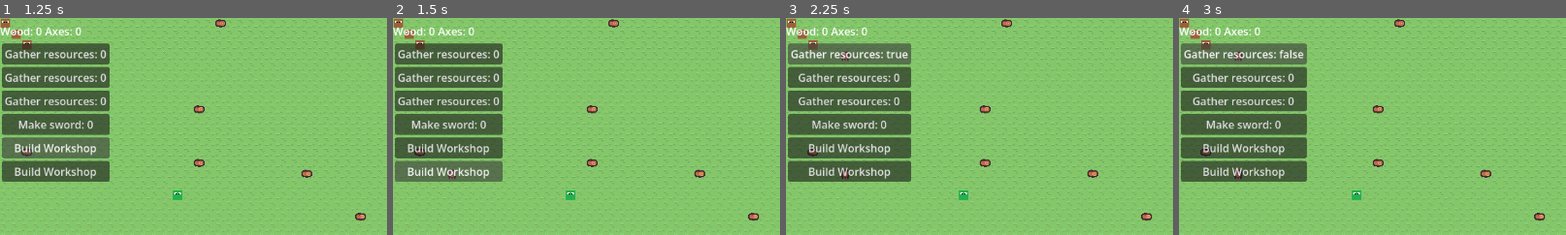
Above: before the commit, frames 1-4 (left to right).
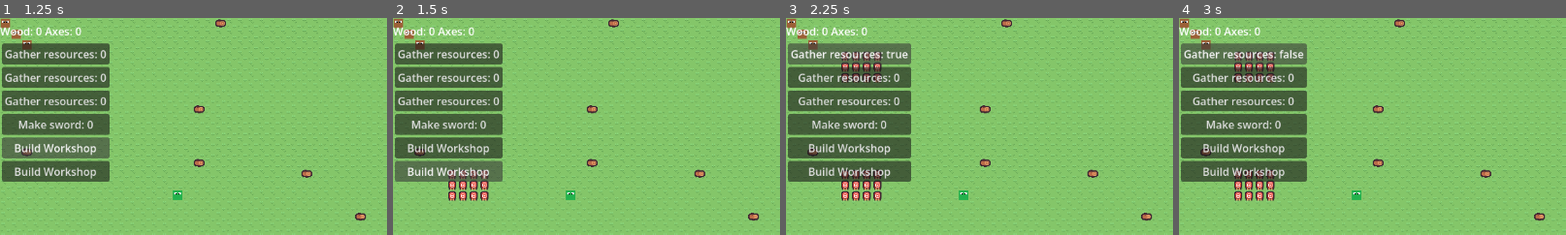
Above: after the commit, the same moments.

Repository: amandodaw/zd-prototype
Game: Godot game, scene res://scenes/world.tscn
Two runs of this game, one before a commit and one after it. Both use one fixed random seed, a clock stepped at 60 frames per second and the inputs below.
Inputs:
- Up to frame 1 (1.25 s): click "Build Workshop" at 0.5 s
- Up to frame 2 (1.5 s): click "Build Workshop" at 1.25 s
- Up to frame 3 (2.25 s): click "Gather resources: 0" at 2 s
- Up to frame 4 (3 s): click "Gather resources: true" at 2.75 s
The pictures show only the part of the screen within x 0-50%, y 0-50%; the shares and areas given below are measured in that part.

Frame 1 is identical in both runs. In frame 2, 0.9% of the frame differs, in the area x 14-25%, y 69-85%; in frame 3, 1.7%, in the area x 14-25%, y 15-85%; in frame 4, 1.7%.

Commit message:
Unificado metodo place_building con los nuevos .tres

Diff:
--- a/scripts/components/city_component.gd
+++ b/scripts/components/city_component.gd
@@ -18,7 +18,7 @@
 	Tasks.IDLE : false
 }
 
-var build_orders : Dictionary[Vector2i, String] = {}
+var build_orders : Dictionary[Vector2i, BuildOrderComponent] = {}
 var reserved_tiles : Dictionary[Vector2i, bool] = {}
 var make_orders : Array[String] = []
 var entities : Dictionary = {}
--- a/scripts/data/wall_data.tres
+++ b/scripts/data/wall_data.tres
@@ -7,4 +7,5 @@
 cost = 3
 needed = 5.0
 origin = Vector2i(9, 3)
+form = Array[Vector2i]([Vector2i(0, 0)])
 metadata/_custom_type_script = "uid://coyac3eshrw4j"
--- a/scripts/human.gd
+++ b/scripts/human.gd
@@ -5,32 +5,6 @@
 #var build_order : Vector2i = INVALID
 #var build_type : String = ""
 #var make_order : int = -1
-
-var workplace_cost : int = 9
-var workplace_build_progress : float = 0.0
-var workplace_build_needed : float = 10.0
-
-var workplace_origin : Vector2i = Vector2i(0,4)
-var workplace_form : Array[Vector2i] = [
-	Vector2i(0,0), Vector2i(1,0), Vector2i(2,0), Vector2i(3,0),
-	Vector2i(0,1), Vector2i(1,1), Vector2i(2,1), Vector2i(3,1),
-	Vector2i(0,2), Vector2i(1,2), Vector2i(2,2), Vector2i(3,2)
-]
-
-var make_axe_cost : int = 5
-var make_axe_progress : float = 0.0
-var make_axe_needed : float = 10.0
-
-var wall_cost : int = 5
-var wall_progress : float = 0.0
-var wall_needed : float = 10.0
-
-var wall_origin : Vector2i = Vector2i(9, 3)
-#var wall_form : Array[Vector2i] = [
-	#Vector2i(0,0), Vector2i(1,0), Vector2i(2,0), Vector2i(3,0),
-	#Vector2i(0,1), Vector2i(1,1), Vector2i(2,1), Vector2i(3,1),
-	#Vector2i(0,2), Vector2i(1,2), Vector2i(2,2), Vector2i(3,2)
-#]
 
 var current_job : CityComponent.Tasks = CityComponent.Tasks.IDLE
 var check_job_count : float = 0.0
@@ -43,7 +17,8 @@
 		city_comp.Tasks.BUILD:
 			build(delta)
 		city_comp.Tasks.MAKE:
-			make(delta)
+			#make(delta)
+			pass
 		city_comp.Tasks.GATHER_RESOURCES:
 			gather(delta)
 
@@ -122,13 +97,10 @@
 # ------------------------------------------------
 
 func build(delta: float) -> void:
+	var build_order : BuildOrderComponent = city_comp.build_orders.get(get_component(TargetComponent).target_pos)
 
 	if !city_comp.tasks[city_comp.Tasks.BUILD]:
-		match city_comp.build_orders.get(get_component(TargetComponent).target_pos):
-			"workplace_order":
-				city_comp.wood_amount += workplace_cost
-			"wall_order":
-				city_comp.wood_amount += wall_cost
+		city_comp.wood_amount += build_order.cost
 		reset_job()
 		return
 
@@ -136,78 +108,72 @@
 
 		build_bar.visible = true
 
-		match city_comp.build_orders.get(get_component(TargetComponent).target_pos):
-			"workplace_order":
-
-				build_bar.value = workplace_build_progress * 10
-
-				if workplace_build_progress >= workplace_build_needed:
-					workplace_build_progress = 0
-					place_workplace()
-					city_comp.build_orders.erase(get_component(TargetComponent).target_pos)
-					finish_build()
-					return
-				workplace_build_progress += delta
-				return
-
-			"wall_order":
-
-				build_bar.value = wall_progress * 10
-
-				if wall_progress >= wall_needed:
-					wall_progress = 0
-					place_wall()
-					city_comp.build_orders.erase(get_component(TargetComponent).target_pos)
-					finish_build()
-					return
-
-				wall_progress += delta
-				return
+		build_bar.value = build_order.progress * 10
+
+		if build_order.progress >= build_order.needed:
+			build_order.progress = 0
+			place_building(build_order)
+			city_comp.build_orders.erase(get_component(TargetComponent).target_pos)
+			finish_build()
+			return
+		build_order.progress += delta
+		return
 
 	follow_path(delta)
 
-func take_build_action() -> bool:
-	for build_order in city_comp.build_orders.keys():
-		if build_order not in city_comp.reserved_tiles:
-			if city_comp.wood_amount < wall_cost:
-				print("not enough wood")
-				return false
-			city_comp.wood_amount -= wall_cost
-			get_component(TargetComponent).target_pos = build_order
-			get_component(TargetComponent).adyacent_target_pos = choose_adjacent(build_order)
-			reserve_target()
-			set_astar_path()
-			return true
-
-	print("no build order to take")
-	return false
-
-func place_workplace() -> void:
-	for offset in workplace_form:
+func place_building(build_order : BuildOrderComponent) -> void:
+	for offset in build_order.form:
 		var target_cell = get_component(TargetComponent).target_pos + offset
-		var atlas_coords = workplace_origin + offset
+		var atlas_coords = build_order.origin + offset
 
 		elements_map.set_cell(target_cell, 0, atlas_coords)
 		if offset == Vector2i(2, 2):
 			#poner donde van los humanos a crear cosas. donde "ven el workshop"
 			city_comp.entities.set(target_cell, "workplace")
-			continue
-		city_comp.astar.set_point_solid(target_cell, true)
-
-func place_wall() -> void:
-
-	var target_cell = get_component(TargetComponent).target_pos
-	var atlas_coords = wall_origin
-
-	city_comp.entities.set(target_cell, "wall")
-	elements_map.set_cell(target_cell, 0, atlas_coords)
-	city_comp.astar.set_point_solid(target_cell, true)
-	var wall = Wall.new()
-	city_comp.living_entities.set(target_cell, wall)
-	wall.entity_type = "wall"
-	wall.grid_pos = target_cell
-	wall.city_comp = city_comp
-	wall.elements_map = elements_map
+			city_comp.astar.set_point_solid(target_cell, false)
+
+#func take_build_action() -> bool:
+	#for build_order in city_comp.build_orders.keys():
+		#if build_order not in city_comp.reserved_tiles:
+			#if city_comp.wood_amount < wall_cost:
+				#print("not enough wood")
+				#return false
+			#city_comp.wood_amount -= wall_cost
+			#get_component(TargetComponent).target_pos = build_order
+			#get_component(TargetComponent).adyacent_target_pos = choose_adjacent(build_order)
+			#reserve_target()
+			#set_astar_path()
+			#return true
+			#
+	#print("no build order to take")
+	#return false
+#
+#func place_workplace() -> void:
+	#for offset in workplace_form:
+		#var target_cell = get_component(TargetComponent).target_pos + offset
+		#var atlas_coords = workplace_origin + offset
+#
+		#elements_map.set_cell(target_cell, 0, atlas_coords)
+		#if offset == Vector2i(2, 2):
+			##poner donde van los humanos a crear cosas. donde "ven el workshop"
+			#city_comp.entities.set(target_cell, "workplace")
+			#continue
+		#city_comp.astar.set_point_solid(target_cell, true)
+#
+#func place_wall() -> void:
+#
+	#var target_cell = get_component(TargetComponent).target_pos
+	#var atlas_coords = wall_origin
+#
+	#city_comp.entities.set(target_cell, "wall")
+	#elements_map.set_cell(target_cell, 0, atlas_coords)
+	#city_comp.astar.set_point_solid(target_cell, true)
+	#var wall = Wall.new()
+	#city_comp.living_entities.set(target_cell, wall)
+	#wall.entity_type = "wall"
+	#wall.grid_pos = target_cell
+	#wall.city_comp = city_comp
+	#wall.elements_map = elements_map
 
 
 func finish_build():
@@ -220,47 +186,47 @@
 # MAKE
 # ------------------------------------------------
 
-func make(delta: float) -> void:
-
-	if !city_comp.tasks[city_comp.Tasks.MAKE]:
-		city_comp.wood_amount += make_axe_cost
-		reset_job()
-		return
-
-	if get_component(PositionComponent).grid_pos == get_component(TargetComponent).target_pos:
-
-		build_bar.visible = true
-
-		build_bar.value = make_axe_progress * 10
-
-		if make_axe_progress >= make_axe_needed:
-			make_axe_progress = 0
-			city_comp.axe_amount += 1
-			finish_build()
-			return
-		make_axe_progress += delta
-		return
-
-	follow_path(delta)
-
-func take_make_action() -> bool:
-	if !city_comp.make_orders.is_empty():
-		for make_order in city_comp.make_orders:
-			if city_comp.wood_amount < make_axe_cost:
-				print("not enough wood")
-				return false
-			get_component(TargetComponent).target_pos = find_nearest("workplace")
-			if get_component(TargetComponent).target_pos == GridUtils.INVALID:
-				print("no workplace available")
-				return false
-			city_comp.make_orders.erase(make_order)
-			city_comp.wood_amount -= make_axe_cost
-
-			reserve_target()
-			set_astar_path()
-			return true
-	print("no make order to take")
-	return false
+#func make(delta: float) -> void:
+	#
+	#if !city_comp.tasks[city_comp.Tasks.MAKE]:
+		#city_comp.wood_amount += make_axe_cost
+		#reset_job()
+		#return
+	#
+	#if get_component(PositionComponent).grid_pos == get_component(TargetComponent).target_pos:
+		#
+		#build_bar.visible = true
+#
+		#build_bar.value = make_axe_progress * 10
+#
+		#if make_axe_progress >= make_axe_needed:
+			#make_axe_progress = 0
+			#city_comp.axe_amount += 1
+			#finish_build()
+			#return
+		#make_axe_progress += delta
+		#return
+#
+	#follow_path(delta)
+#
+#func take_make_action() -> bool:
+	#if !city_comp.make_orders.is_empty():
+		#for make_order in city_comp.make_orders:
+			#if city_comp.wood_amount < make_axe_cost:
+				#print("not enough wood")
+				#return false
+			#get_component(TargetComponent).target_pos = find_nearest("workplace")
+			#if get_component(TargetComponent).target_pos == GridUtils.INVALID:
+				#print("no workplace available")
+				#return false
+			#city_comp.make_orders.erase(make_order)
+			#city_comp.wood_amount -= make_axe_cost
+#
+			#reserve_target()
+			#set_astar_path()
+			#return true
+	#print("no make order to take")
+	#return false
 
 #---------------------
 	#UTILES
--- a/scripts/ui.gd
+++ b/scripts/ui.gd
@@ -17,7 +17,8 @@
 var build_workplace : bool = false
 var build_wall : bool = false
 
-var build_order : Vector2i = Vector2i(11, 7)
+var build_orders : Array[BuildOrderComponent] = []
+var placed_building := Vector2i(11, 7)
 
 
 
@@ -79,8 +80,25 @@
 
 func place_build_order(base_cell : Vector2i, order_type : String) -> void:
 	if elements_map.get_cell_source_id(base_cell)==-1:
-		elements_map.set_cell(base_cell, 0, build_order)
-		city_comp.build_orders.set(base_cell, order_type)
-		city_comp.astar.set_point_solid(base_cell, true)
+		var data : BuildingData
+		match order_type:
+			"workplace_order":
+				data = load("res://scripts/data/workplace_data.tres") as BuildingData
+			"wall_order":
+				data = load("res://scripts/data/wall_data.tres") as BuildingData
+		var build_order : BuildOrderComponent = create_task_from_data(data)
+		for offset in build_order.form:
+			var target_cell = offset + base_cell
+			elements_map.set_cell(target_cell, 0, placed_building)
+			city_comp.astar.set_point_solid(target_cell, true)
+		city_comp.build_orders.set(base_cell, build_order)
 	else:
 		print("ubicacion no valida")
+
+func create_task_from_data(data: BuildingData) -> BuildOrderComponent:
+	return BuildOrderComponent.new(
+		data.cost,
+		data.needed,
+		data.origin,
+		data.form
+	)
